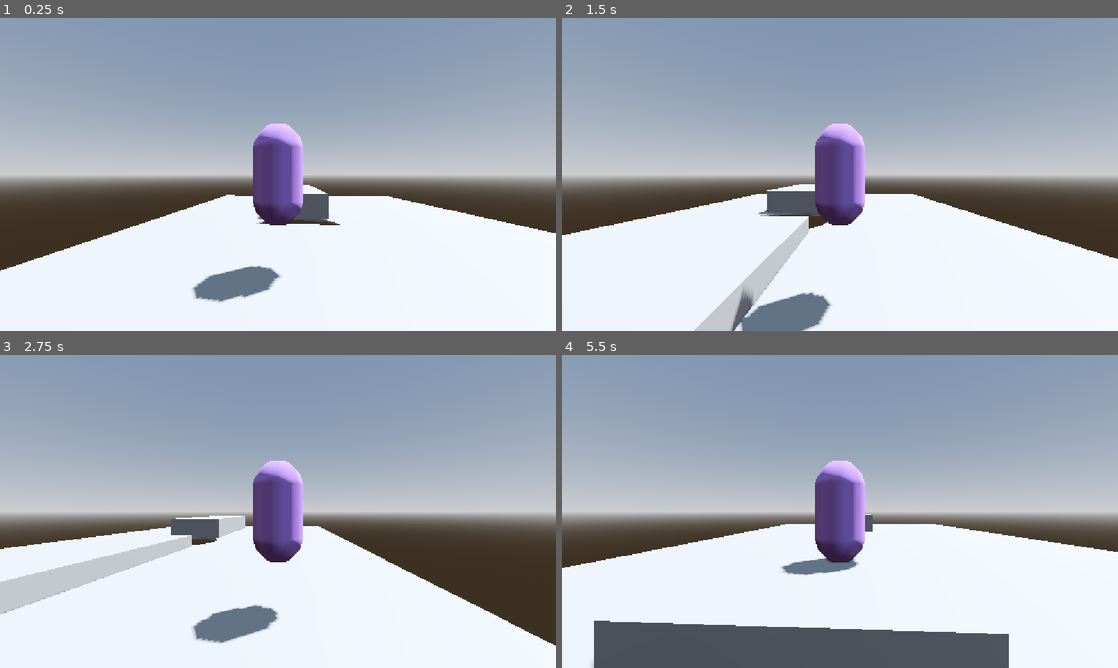
Above: before the commit, frames 1-4 (two rows, left to right).
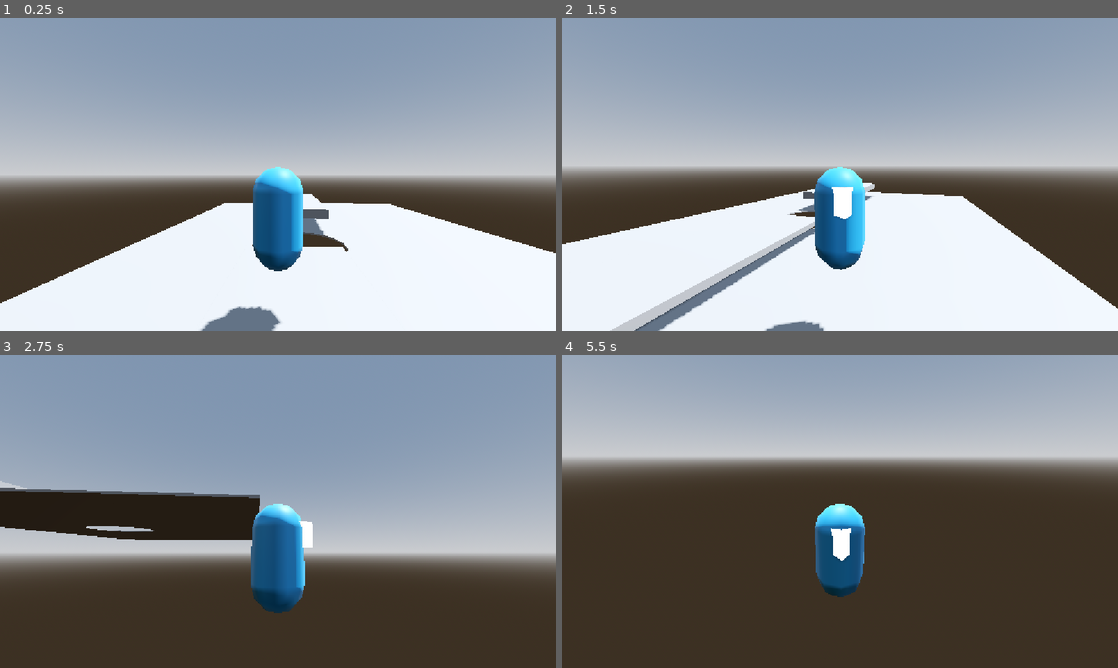
Above: after the commit, the same moments.

Repository: Spliteee/Pillow-King
Game: Godot game, scene res://Maps/TestMap.tscn
Same seed, same stepped clock (60 frames per second), same inputs: the game is played once before the commit and once after it.
Inputs (mouse positions are in pixels of both pictures, inside the frame that each line leads up to):
- Up to frame 1 (0.25 s): no input
- Up to frame 2 (1.5 s): move the mouse to (962, 158) at 0.52 s; press the mouse at (962, 158) at 0.53 s; hold D (move_right) 0.53-1.28 s; tap Space (jump) at 0.77, 1.07 s; tap Shift (sprint, bound only after the commit) at 0.8, 1.35 s; move the mouse to (728, 190) at 1.27 s; release the mouse at (728, 190) at 1.28 s; hold S (move_backward) from 1.28 s (still down)
- Up to frame 3 (2.75 s): tap Space (jump) at 1.52, 1.55, 1.82, 2.1 s; move the mouse to (333, 442) at 2.02 s; release S (move_backward) at 2.03 s; press the mouse at (333, 442) at 2.03 s; hold D (move_right) from 2.03 s (still down)
- Up to frame 4 (5.5 s): move the mouse to (812, 574) at 2.77 s; release D (move_right) at 2.78 s; release the mouse at (812, 574) at 2.78 s; hold W (move_forward) 2.78-3.53 s; click (812, 574) at 2.85 s; tap Space (jump) at 3.02, 3.32, 3.77, 3.8, 4.07, 4.52, 4.82 s; tap Shift (sprint, bound only after the commit) at 3.05 s; move the mouse to (1006, 558) at 3.52 s; hold Shift (sprint, bound only after the commit) 3.53-4.28 s; hold A (move_left) 3.53-5.03 s; tap Escape (ui_cancel) at 4.15 s; move the mouse to (673, 464) at 4.27 s; click (673, 464) at 4.35 s; move the mouse to (867, 511) at 5.02 s; hold S (move_backward) from 5.03 s (still down); hold Shift (sprint, bound only after the commit) from 5.03 s (still down)

The runs differ from the first frame. In frame 1, 11% of the frame differs, in the area x 0-100%, y 33-100%; in frame 2, 19%; in frame 3, 56%; in frame 4, 82%, in the area x 0-100%, y 13-100%.

Commit message:
Movement Updated
Camera movement introduced as well as sprinting, with better overall movement

Diff:
--- a/Maps/TestMap.tscn
+++ b/Maps/TestMap.tscn
@@ -11,14 +11,14 @@
 size = Vector3(18.777206, 0.08459473, 25.248556)
 
 [node name="CSGBox3D2" type="CSGBox3D" parent="CSGBox3D" unique_id=1433471354]
-transform = Transform3D(1, 0, 0, 0, 1, 0, 0, 0, 1, 1.6953688, 0.33560562, -7.7009397)
+transform = Transform3D(1, 0, 0, 0, 1, 0, 0, 0, 1, 1.6953688, 0.5377159, -7.7009397)
 use_collision = true
-size = Vector3(3.630581, 0.63827515, 8.271368)
+size = Vector3(3.630581, 0.23405457, 8.271368)
 
 [node name="CSGBox3D3" type="CSGBox3D" parent="CSGBox3D" unique_id=2009929554]
-transform = Transform3D(1, 0, 0, 0, 1, 0, 0, 0, 1, 1.49156, 0.6578293, 4.8187857)
+transform = Transform3D(1, 0, 0, 0, 1, 0, 0, 0, 1, 1.49156, 1.1746845, 4.8187857)
 use_collision = true
-size = Vector3(3.630581, 1.5433197, 9.243106)
+size = Vector3(3.630581, 0.5096092, 9.243106)
 
 [node name="CSGCylinder3D" type="CSGCylinder3D" parent="CSGBox3D" unique_id=529501361]
 transform = Transform3D(1, 0, 0, 0, 1, 0, 0, 0, 1, 1.4633713, -0.8071618, -1.661397)
--- a/Player.tscn
+++ b/Player.tscn
@@ -7,25 +7,46 @@
 rings = 2
 
 [sub_resource type="StandardMaterial3D" id="StandardMaterial3D_6l4mb"]
-albedo_color = Color(0.61013335, 0.4510615, 0.77286685, 1)
+albedo_color = Color(0.15940145, 0.5718864, 0.8052682, 1)
+roughness = 0.53
+
+[sub_resource type="PrismMesh" id="PrismMesh_ux12u"]
+size = Vector3(0.5, 0.5, 0.5)
+
+[sub_resource type="StandardMaterial3D" id="StandardMaterial3D_w8oks"]
+albedo_color = Color(0.6390186, 0.6023999, 0.9254736, 1)
+metallic_specular = 1.0
+roughness = 0.22
+emission_enabled = true
+emission = Color(0.9869955, 0.8432807, 0.6911268, 1)
+emission_energy_multiplier = 5.0
 
 [sub_resource type="CapsuleShape3D" id="CapsuleShape3D_ep77b"]
 
 [node name="CharacterBody3D" type="CharacterBody3D" unique_id=1557324044]
 script = ExtResource("1_xhfnw")
+SPEED = 8.0
+sprint_speed = 13.0
+mouse_sensitivity = 0.119
 
 [node name="MeshInstance3D" type="MeshInstance3D" parent="." unique_id=802850235]
 mesh = SubResource("CapsuleMesh_ux12u")
 surface_material_override/0 = SubResource("StandardMaterial3D_6l4mb")
 
+[node name="MeshInstance3D" type="MeshInstance3D" parent="MeshInstance3D" unique_id=1659855909]
+transform = Transform3D(1, 0, 0, 0, -3.3508297e-08, 1, 0, -0.76658046, -4.371139e-08, 0, 0.38889158, -0.48406655)
+mesh = SubResource("PrismMesh_ux12u")
+surface_material_override/0 = SubResource("StandardMaterial3D_w8oks")
+
 [node name="CollisionShape3D" type="CollisionShape3D" parent="." unique_id=742867124]
 shape = SubResource("CapsuleShape3D_ep77b")
 
 [node name="CameraRoot" type="Node3D" parent="." unique_id=2068812348]
+transform = Transform3D(1, 0, 0, 0, 1, 0, 0, 0, 1, 0, 0.8448154, 0)
 
 [node name="SpringArm3D" type="SpringArm3D" parent="CameraRoot" unique_id=29674796]
 spring_length = 4.0
-margin = 5.0
+margin = 0.2
 
 [node name="Camera3D" type="Camera3D" parent="CameraRoot/SpringArm3D" unique_id=1347830709]
-transform = Transform3D(1, 0, 0, 0, 1, 0, 0, 0, 1, 0, 1.7231897, 3.793545)
+transform = Transform3D(1, 0, 0, 0, 1, 0, 0, 0, 1, 0, 0.061169624, 0)
--- a/character_body_3d.gd
+++ b/character_body_3d.gd
@@ -1,13 +1,63 @@
 extends CharacterBody3D
+
+@onready var camera_pivot: Node3D = $CameraRoot
 @onready var cspring: SpringArm3D = $CameraRoot/SpringArm3D
 @onready var cam: Camera3D = $CameraRoot/SpringArm3D/Camera3D
+@onready var playermesh: MeshInstance3D = $MeshInstance3D
 
 
-@export var SPEED = 5.0
-@export var JUMP_VELOCITY = 4.5
+# Keep the original exported values so saved scenes / future tweaks keep working.
+@export_group("Movement")
+@export var SPEED := 5.0
+@export var JUMP_VELOCITY := 4.5
+@export var acceleration := 20.0
+@export var rotation_speed := 12.0
+@export var sprint_speed := 8.0
+@export var sprint_acceleration := 30.0
+
+# Third-person orbit camera, adapted from the GDQuest 3D character
+# controller guide. The camera looks down its local -Z, so -Z is "forward".
+@export_group("Camera")
+@export_range(0.0, 1.0) var mouse_sensitivity := 0.25
+@export var tilt_upper_limit := deg_to_rad(80.0)
+@export var tilt_lower_limit := deg_to_rad(-70.0)
+
+var _camera_input_direction := Vector2.ZERO
+var _last_movement_direction := Vector3.BACK
+
+
+func _ready() -> void:
+	# Don't let the spring arm collide with the player's own body,
+	# otherwise the camera would clip into the capsule.
+	cspring.add_excluded_object(get_rid())
+	# Grab the mouse immediately so the orbit camera works from the start.
+	Input.mouse_mode = Input.MOUSE_MODE_CAPTURED
+
+
+func _input(event: InputEvent) -> void:
+	if event.is_action_pressed("ui_cancel"):
+		Input.mouse_mode = Input.MOUSE_MODE_VISIBLE
+	elif event.is_action_pressed("left_click"):
+		Input.mouse_mode = Input.MOUSE_MODE_CAPTURED
+
+
+func _unhandled_input(event: InputEvent) -> void:
+	var is_camera_motion := (
+		event is InputEventMouseMotion
+		and Input.get_mouse_mode() == Input.MOUSE_MODE_CAPTURED
+	)
+	if is_camera_motion:
+		_camera_input_direction = event.screen_relative * mouse_sensitivity
 
 
 func _physics_process(delta: float) -> void:
+	# Orbit the camera around the character. Mouse up = look up, mouse down =
+	# look down (the -= keeps the vertical axis from feeling inverted).
+	camera_pivot.rotation.x -= _camera_input_direction.y * delta
+	camera_pivot.rotation.x = clamp(camera_pivot.rotation.x, tilt_lower_limit, tilt_upper_limit)
+	camera_pivot.rotation.y -= _camera_input_direction.x * delta
+	_camera_input_direction = Vector2.ZERO
+
 	# Add the gravity.
 	if not is_on_floor():
 		velocity += get_gravity() * delta
@@ -16,15 +66,35 @@
 	if Input.is_action_just_pressed("jump") and is_on_floor():
 		velocity.y = JUMP_VELOCITY
 
-	# Get the input direction and handle the movement/deceleration.
-	# As good practice, you should replace UI actions with custom gameplay actions.
-	var input_dir := Input.get_vector("move_left", "move_right", "move_forward", "move_backward")
-	var direction := (transform.basis * Vector3(input_dir.x, 0, input_dir.y)).normalized()
-	if direction:
-		velocity.x = direction.x * SPEED
-		velocity.z = direction.z * SPEED
-	else:
-		velocity.x = move_toward(velocity.x, 0, SPEED)
-		velocity.z = move_toward(velocity.z, 0, SPEED)
+	# Camera-relative movement: W walks "forward on screen" (away from the
+	# camera). The camera's +Z points out its back, and pressing the
+	# "move_forward" action gives raw_input.y == -1.0, so together they move
+	# the character toward the camera's forward (-Z).
+	var raw_input := Input.get_vector("move_left", "move_right", "move_forward", "move_backward")
+	var forward := cam.global_basis.z
+	var right := cam.global_basis.x
+	var move_direction := forward * raw_input.y + right * raw_input.x
+	move_direction.y = 0.0
+	move_direction = move_direction.normalized()
+
+	# Sprint while holding the sprint action (Left Shift) and moving. Touching
+	# the ground is not required, so you keep sprinting when you jump.
+	var is_sprinting := Input.is_action_pressed("sprint") and move_direction.length() > 0.0
+	var target_speed := sprint_speed if is_sprinting else SPEED
+	var target_acceleration := sprint_acceleration if is_sprinting else acceleration
+
+	# Accelerate horizontally toward the target without touching vertical
+	# velocity, so gravity and jumping stay clean.
+	var y_velocity := velocity.y
+	velocity.y = 0.0
+	velocity = velocity.move_toward(move_direction * target_speed, target_acceleration * delta)
+	velocity.y = y_velocity
 
 	move_and_slide()
+
+	# Turn the character to face where it's moving (only the visual mesh, so
+	# the camera and collision stay independent).
+	if move_direction.length() > 0.2:
+		_last_movement_direction = move_direction
+	var target_angle := Vector3.BACK.signed_angle_to(_last_movement_direction, Vector3.UP)
+	playermesh.rotation.y = lerp_angle(playermesh.rotation.y, target_angle, rotation_speed * delta)
--- a/project.godot
+++ b/project.godot
@@ -47,6 +47,16 @@
 "events": [Object(InputEventKey,"resource_local_to_scene":false,"resource_name":"","device":-1,"window_id":0,"alt_press …(192 unchanged characters)…
 ]
 }
+left_click={
+"deadzone": 0.2,
+"events": [Object(InputEventMouseButton,"resource_local_to_scene":false,"resource_name":"","device":-1,"window_id":0,"alt_pressed":false,"shift_pressed":false,"ctrl_pressed":false,"meta_pressed":false,"button_mask":0,"position":Vector2(0, 0),"global_position":Vector2(0, 0),"factor":1.0,"button_index":1,"canceled":false,"pressed":false,"double_click":false,"script":null)
+]
+}
+sprint={
+"deadzone": 0.2,
+"events": [Object(InputEventKey,"resource_local_to_scene":false,"resource_name":"","device":-1,"window_id":0,"alt_pressed":false,"shift_pressed":false,"ctrl_pressed":false,"meta_pressed":false,"pressed":false,"keycode":0,"physical_keycode":4194325,"key_label":0,"unicode":0,"location":0,"echo":false,"script":null)
+]
+}
 
 [physics]
 
